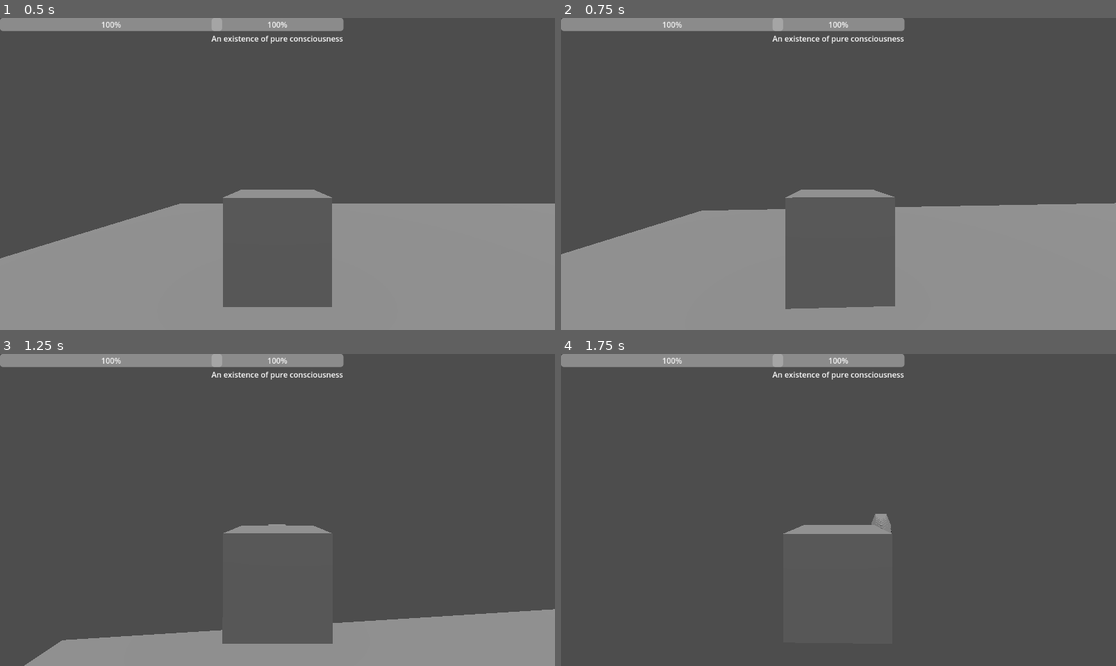
Above: before the commit, frames 1-4 (two rows, left to right).
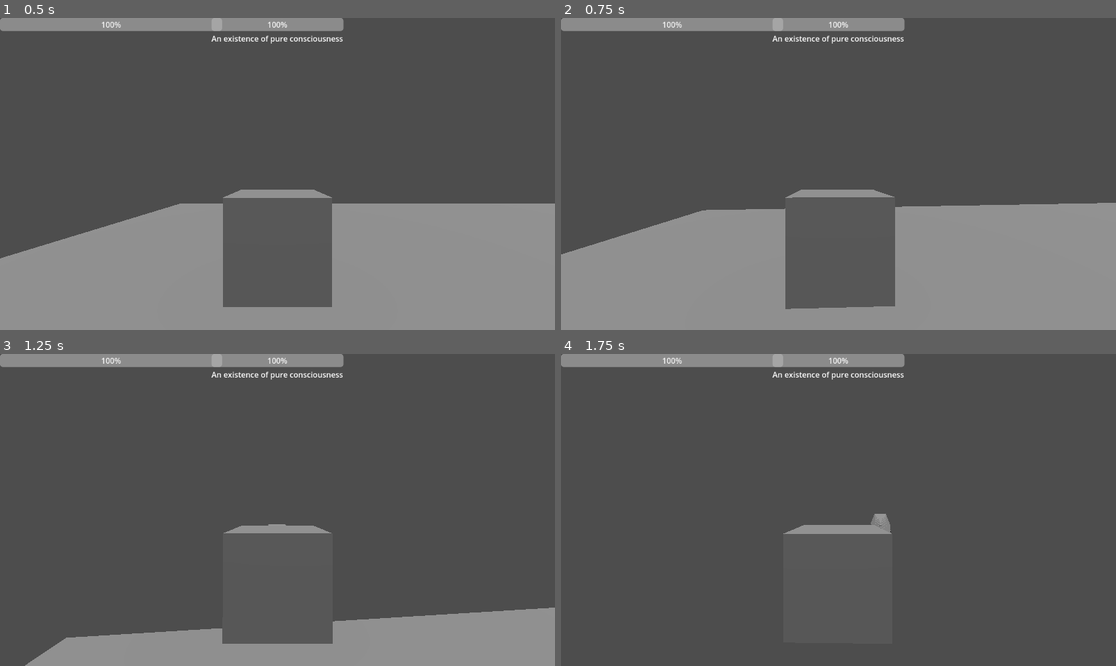
Above: after the commit, the same moments.

Repository: RavenRandomz/cube-extentialis-bossfight
Game: Godot game, scene res://testworld.tscn
The game is run twice, just before and just after one commit, with the same random seed, the same clock (stepped at 60 frames per second) and the same inputs.
Inputs (mouse positions are in pixels of both pictures, inside the frame that each line leads up to):
- Up to frame 1 (0.5 s): no input
- Up to frame 2 (0.75 s): tap Enter at 0.5 s; move the mouse to (866, 174) at 0.52 s; press the mouse at (866, 174) at 0.53 s; hold W (player_forward) from 0.53 s (still down)
- Up to frame 3 (1.25 s): keep holding W (player_forward); tap Space (player_jump) at 0.77 s
- Up to frame 4 (1.75 s): keep holding W (player_forward); move the mouse to (810, 510) at 1.27 s; release the mouse at (810, 510) at 1.28 s; tap Shift at 1.35 s; tap Space (player_jump) at 1.52 s

Frame 1 is identical in both runs. In frame 2, less than 0.1% of the frame differs, in the area x 0-100%, y 59-76%; in frame 3, 0.4%, in the area x 4-100%, y 81-100%; in frame 4, less than 0.1%.

Commit message:
Have player motion implement via signals

Diff:
--- a/scripts/player.gd
+++ b/scripts/player.gd
@@ -41,7 +41,6 @@
 func _physics_process(delta):
 	var translational_input= Input.get_vector("player_strafeleft", "player_straferight", "player_forward", "player_backward")
 
-	_handle_input_logic(translational_input, delta)
 	_player_view_rotation_sync(translational_input, delta)
 
 	move_and_slide()
@@ -71,15 +70,6 @@
 	or Input.is_action_pressed("player_strafeleft")\
 	or Input.is_action_pressed("player_straferight")
 
-
-
-
-
-func _handle_input_logic(translational_input, delta):
-	if not is_stunned():
-		var direction_basis = (camera.transform.basis * Vector3(translational_input.x, 0, translational_input.y)).normalized()
-		player_movement_handler.controlled_translational_motion(direction_basis)
-
 func _on_player_bullet_fire():
 	if (not is_stunned()):
 		bullet_source.fire()
@@ -89,4 +79,6 @@
 		player_movement_handler.jump()
 
 func _on_translational_motion_input(translational_input_map):
-	pass
+	if (not is_stunned()):
+		var direction = (camera.transform.basis * Vector3(translational_input_map.x, 0, translational_input_map.y)).normalized()
+		player_movement_handler.controlled_translational_motion(direction)
